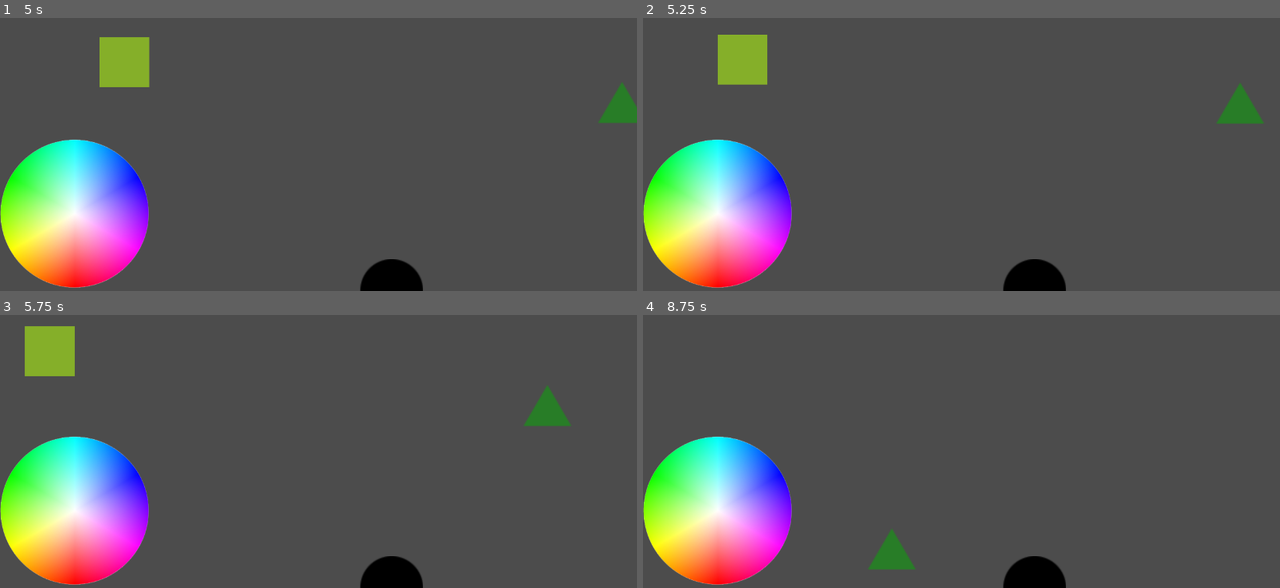
Above: before the commit, frames 1-4 (two rows, left to right).
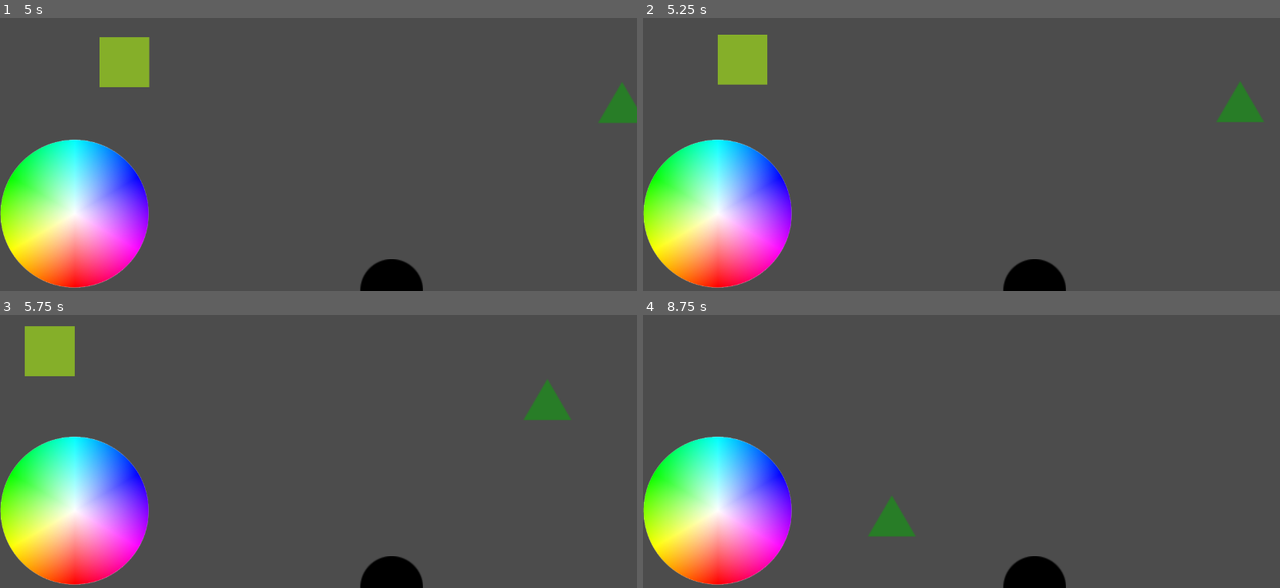
Above: after the commit, the same moments.

Repository: fgonzale99/gravedad
Game: Godot game, scene res://main.tscn
The game is run twice, just before and just after one commit, with the same random seed, the same clock (stepped at 60 frames per second) and the same inputs.
Inputs (mouse positions are in pixels of both pictures, inside the frame that each line leads up to):
- Up to frame 1 (5 s): move the mouse to (458, 94) at 0.52 s; click (458, 94) at 0.67 s; move the mouse to (191, 129) at 1.27 s; click (191, 129) at 1.42 s; move the mouse to (382, 34) at 2.02 s; click (382, 34) at 2.17 s; move the mouse to (286, 184) at 2.77 s; click (286, 184) at 2.92 s; move the mouse to (509, 165) at 3.52 s; click (509, 165) at 3.67 s; move the mouse to (127, 58) at 4.27 s; click (127, 58) at 4.42 s
- Up to frame 2 (5.25 s): move the mouse to (993, 110) at 5.02 s; click (993, 110) at 5.17 s
- Up to frame 3 (5.75 s): no input
- Up to frame 4 (8.75 s): move the mouse to (865, 320) at 5.77 s; click (865, 320) at 5.92 s; move the mouse to (1101, 391) at 6.52 s; click (1101, 391) at 6.67 s; move the mouse to (834, 426) at 7.27 s; click (834, 426) at 7.42 s; move the mouse to (1025, 331) at 8.02 s; click (1025, 331) at 8.17 s

Frame 1 is identical in both runs. In frame 2, less than 0.1% of the frame differs, in the area x 90-98%, y 23-39%; in frame 3, 0.3%; in frame 4, 1.1%, in the area x 35-43%, y 66-94%.

Commit message:
Funcionado con Signals

Diff:
--- a/Main.gd
+++ b/Main.gd
@@ -1,10 +1,8 @@
 extends Node2D
 var Enemy = preload ("res://enemigo.tscn")
 
-export (String) var selectedColor = "ffffff"
-
-
-
+#declara señal
+signal seleccionaColor(color)
 
 
 #establece centrado de pantalla
@@ -26,7 +24,7 @@
 	return pickedColor
 
 
-# Called every frame. 'delta' is the elapsed time since the previous frame.
+
 #func _process(delta):
 #	pass
 
@@ -35,10 +33,9 @@
 	if event is InputEventMouseButton:
 		if event.pressed:
 			var pickedColor=color_wheel_selection(event.position)
-			selectedColor=pickedColor.to_html(false)
-			#get_node("CanvasLayer/Label").text=pickedColor.to_html(false)
-			#get_node("CanvasLayer/Label").set("custom_colors/font_color", pickedColor)
 			get_node("Graviton").modulate=Color(pickedColor)
+			#emite señal con color seleccionado
+			emit_signal("seleccionaColor",pickedColor)
 
 
 
@@ -46,8 +43,6 @@
 	randomize()
 	var Enemy = load ("res://enemigo.tscn")
 	var e = Enemy.instance()
-	#e.rotation=rand_range(0,360)
-	#e.position.y=rand_range(200,500)
 	e.position.y= 340
 	e.position.x=1250
 	e.get_node('Sprite').set_texture(preload('res://assets/triangle.png'))
--- a/enemigo.gd
+++ b/enemigo.gd
@@ -2,6 +2,10 @@
 
 var h_speed = 200
 var v_speed = 0
+var selectedColor = Color('ffffff')
+
+
+
 
 const images = [preload("res://assets/triangle.png"),
 				preload("res://assets/cuadrado.png")]
@@ -11,30 +15,37 @@
 # Called when the node enters the scene tree for the first time.
 func _ready():
 	randomize()
-	var indiceImagen=int(rand_range(0,2))
 
 
+	var escenaPrincipal=get_tree().get_root().find_node("EscenaPrincipal", true, false)
+	#captura señal de escena principal
+	escenaPrincipal.connect("seleccionaColor", self, "_recibeColor")
+
+	#selecciona forma al azars
+	var indiceImagen=int(rand_range(0,2))
 	get_node("Sprite").texture=images[indiceImagen]
-
-
-
+	#pone color al azars
 	var newColor=Color(rand_range(0,1), rand_range(0,1),rand_range(0,1),1)
 	#var newColor=Color(0, 0, 1 ,1)
+
 	get_node("Sprite").modulate  = newColor
-	pass # Replace with function body.
 
 
 
 
-# Called every frame. 'delta' is the elapsed time since the previous frame.
-#func _process(delta):
+#funcion que reasigna color de acuerdo a la señal
+func _recibeColor(color):
+	selectedColor=Color(color)
+
 
 func _physics_process(delta):
 
+	#verifica color actual del nodo
 	var spriteColor= get_node("Sprite").modulate
-	var selectedColor= Color(get_parent().selectedColor)
+
+
 	var grav = sqrt(pow(selectedColor[0]-spriteColor[0],2) + pow(selectedColor[1]-spriteColor[1],2) + pow(selectedColor[2]-spriteColor[2],2))
-	print(grav)
+	#print(grav)
 	var acc = 2.2
 	v_speed = v_speed + (sqrt(3) * acc/2 - grav * acc)
 	move_and_slide(Vector2(-h_speed, v_speed))
@@ -43,6 +54,5 @@
 
 
 func _on_VisibilityNotifier2D_screen_exited():
-
+	#destruye objeto cuando sale de la escena
 	queue_free()
-	pass # Replace with function body.
